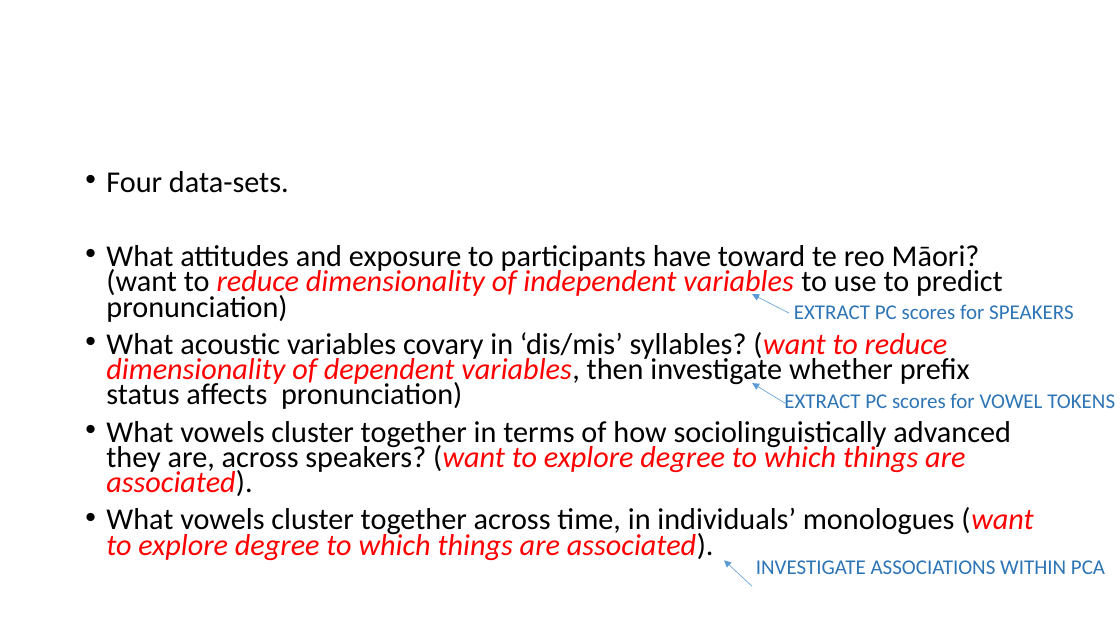
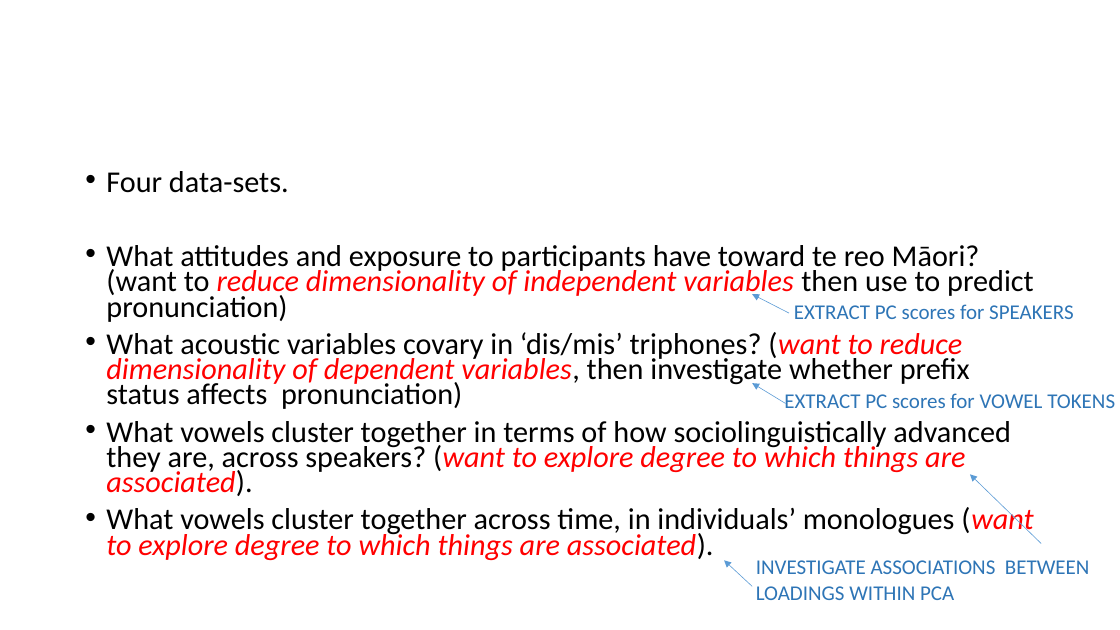
Before and after one commit to jenniferhay/jenniferhay.github.io, a slide deck: slide 10 of pcapresentation.pptx (slide 9 before the commit). Drawn at 1120x630 pixels with LibreOffice and Linux fonts; fonts in the diff are those of the drawing. Boxes give left, top, right and bottom in pixels: in the first picture for what was removed or moved away, otherwise in the second. Text is boxed around its words. In the diff, an @@ line names an element or a change of style, - is before the commit and + after.

```diff
--- a/pcapresentation.pptx
+++ b/pcapresentation.pptx
@@ text at (x1=106, y1=245, x2=1034, y2=409): text changed @@
-• What attitudes and exposure to participants have toward te reo Māori? (want to reduce dimensionality of independent variables to use to predict pronunciation)
-• What acoustic variables covary in ‘dis/mis’ syllables? (want to reduce dimensionality of dependent variables, then investigate whether prefix status affects pronunciation)
+• What attitudes and exposure to participants have toward te reo Māori? (want to reduce dimensionality of independent variables then use to predict pronunciation)
+• What acoustic variables covary in ‘dis/mis’ triphones? (want to reduce dimensionality of dependent variables, then investigate whether prefix status affects pronunciation)
@@ arrow added from (1042, 544) to (970, 475), #5B9BD5 0.5 pt @@
@@ text at (x1=756, y1=560, x2=1090, y2=600): text changed @@
-INVESTIGATE ASSOCIATIONS WITHIN PCA
+INVESTIGATE ASSOCIATIONS BETWEEN
+LOADINGS WITHIN PCA
```
Also in this commit, not shown: 10 other slides changed, 1 slide added, 1 slide removed, 3 other files.
